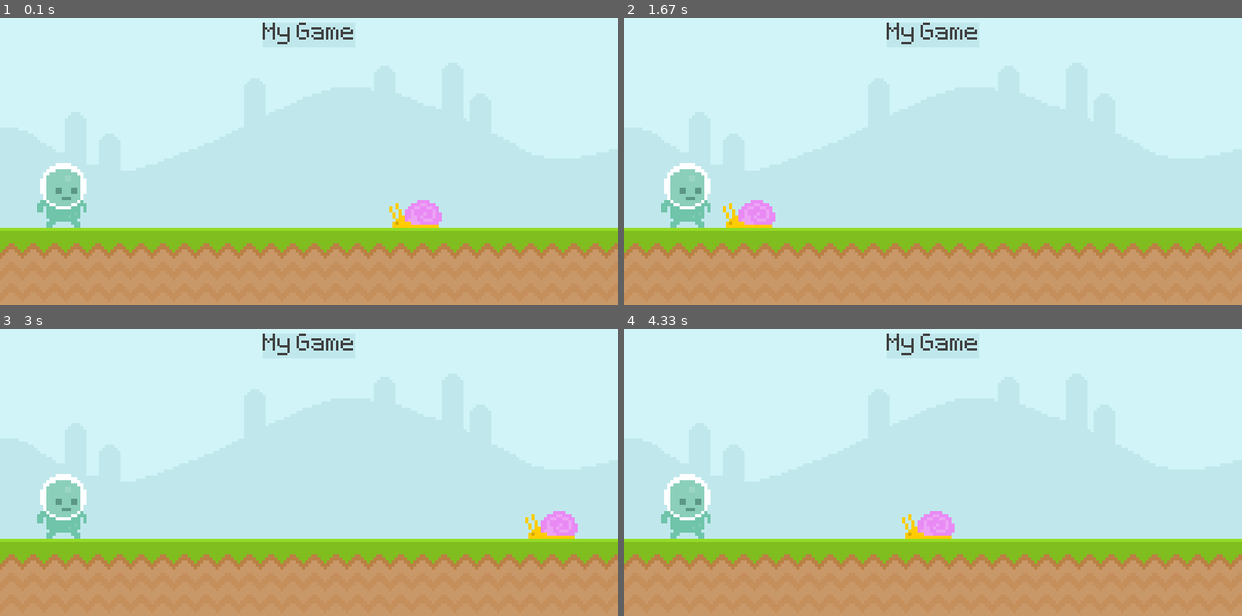
Above: before the commit, frames 1-4 (two rows, left to right).
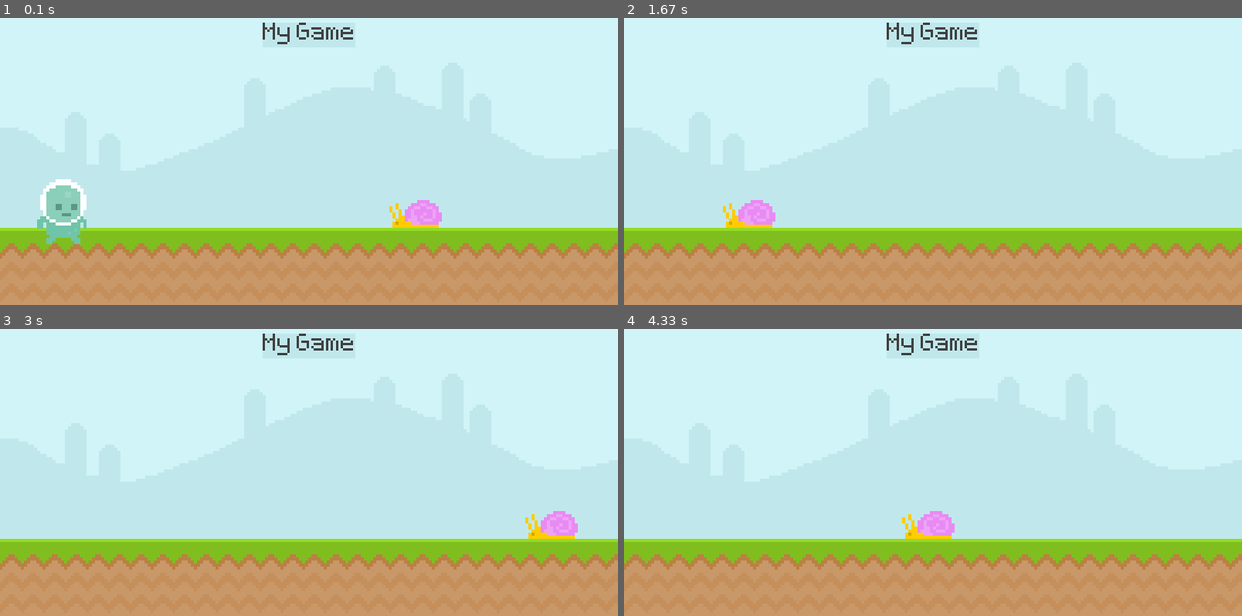
Above: after the commit, the same moments.

Repository: MarianHolly/first-pygame
Game: pygame game, started from game.py
Two runs of this game, one before a commit and one after it. Both use one fixed random seed, a clock stepped at 60 frames per second and the inputs below.
Inputs (mouse positions are in pixels of both pictures, inside the frame that each line leads up to):
- Up to frame 1 (0.1 s): no input
- Up to frame 2 (1.67 s): tap Space at 0.33, 1.57 s; press the mouse at (685, 213) at 0.7 s; move the mouse to (698, 227) at 0.8 s; release the mouse at (716, 238) at 0.93 s; move the mouse to (735, 187) at 1.53 s
- Up to frame 3 (3 s): tap Space at 1.87, 2.07, 2.37, 2.57, 2.87 s
- Up to frame 4 (4.33 s): move the mouse to (858, 417) at 3.43 s; tap Space at 3.47, 3.77 s

The runs differ from the first frame. In frame 1, 1.4% of the frame differs, in the area x 6-14%, y 50-79%; in frame 2, 1.3%; in frame 3, 1.3%; in frame 4, 1.3%.

Commit message:
jumping and gravity

Diff:
--- a/game.py
+++ b/game.py
@@ -24,11 +24,13 @@
         if event.type == pygame.QUIT:
             pygame.quit()
             exit()
-        # if event.type == pygame.MOUSEMOTION:
-            # if player_rect.collidepoint(event.pos): print('collision')
+        if event.type == pygame.MOUSEBUTTONDOWN:
+            if player_rect.collidepoint(event.pos):
+                player_gravity = -20
+
         if event.type == pygame.KEYDOWN:
-            print('key down')
-
+            if event.key == pygame.K_SPACE:
+                player_gravity = -20
 
 
     screen.blit(sky_surface,(0,0))
@@ -42,19 +44,10 @@
     if snail_rect.right <= 0: snail_rect.left = 800
     screen.blit(snail_surf,snail_rect)
 
-
     # Player
     player_gravity += 1
+    player_rect.y += player_gravity
     screen.blit(player_surf,player_rect)
-
-
-
-    # if player_rect.colliderect(snail_rect):
-        # print('collision')
-
-    # mouse_pos = pygame.mouse.get_pos()
-    # if player_rect.collidepoint(mouse_pos):
-        # print(pygame.mouse.get_pressed())
 
     pygame.display.update()
     clock.tick(60)
